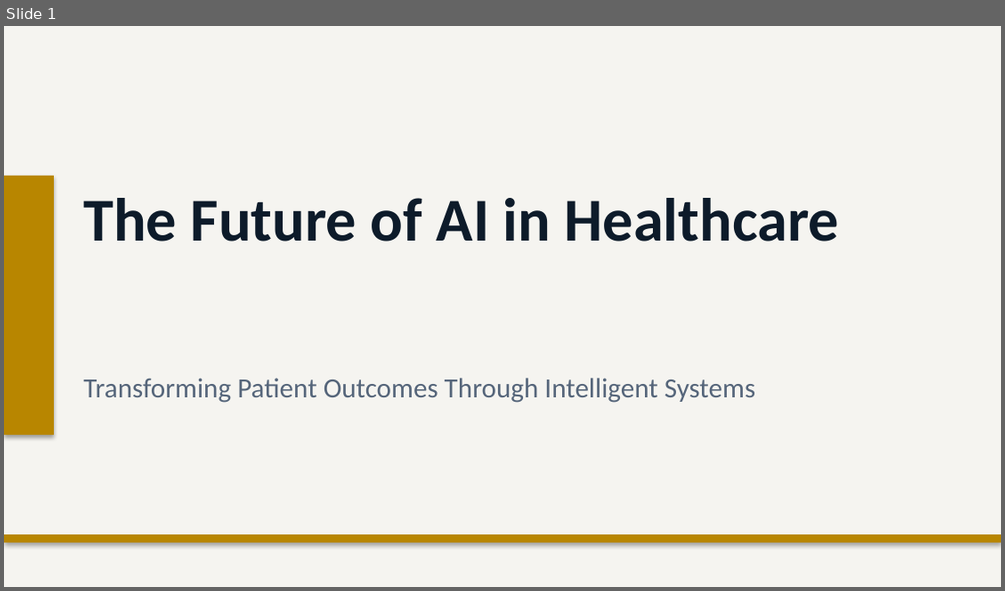
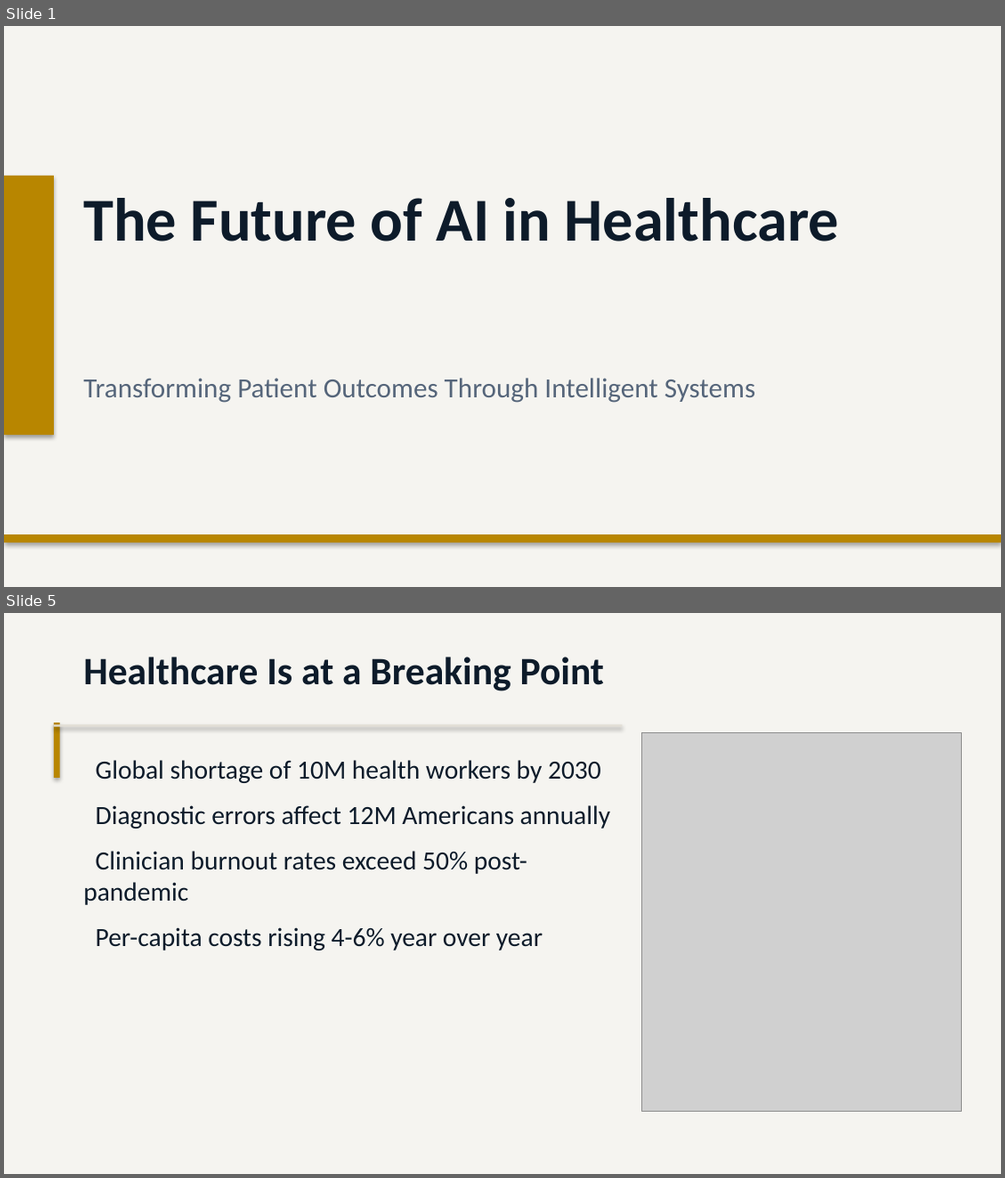
Before and after one commit to Moodswing9/claude-deck-generator, a slide deck: The Future of AI in Healthcare.pptx. Shown one above the other, each under a label of ours: slide 1 before the commit, slides 1 and 5 after it; the slides between them are not shown. The pictures are 1005x591 and 1005x1178 pixels, drawn with LibreOffice and Linux fonts; fonts in the diff are those of the drawing; grey boxes stand for pictures. Boxes give left, top, right and bottom in pixels: in the first picture for what was removed or moved away, otherwise in the second. Text is boxed around its words. In the diff, an @@ line names an element or a change of style, - is before the commit and + after.

```diff
--- a/The Future of AI in Healthcare.pptx
+++ b/The Future of AI in Healthcare.pptx
@@ slide 5 added at (4,613,1001,1174), background #F5F4F0 @@
@@ text added at (83,657,604,691), 28 pt, text #0D1B2A, bold @@
+Healthcare Is at a Breaking Point
@@ rectangle added at (54,722,60,778), fill #B88600 @@
@@ rectangle added at (54,724,622,727), fill #E2DED5 @@
@@ picture added at (642,732,961,1111) @@
@@ text added at (83,760,611,950), 19 pt, text #0D1B2A @@
+Global shortage of 10M health workers by 2030
+Diagnostic errors affect 12M Americans annually
+Clinician burnout rates exceed 50% post-pandemic
+Per-capita costs rising 4-6% year over year
```
Also in this commit, not shown: 5 slides changed, 7 other slides added, 7 slides removed, 1 other file.
